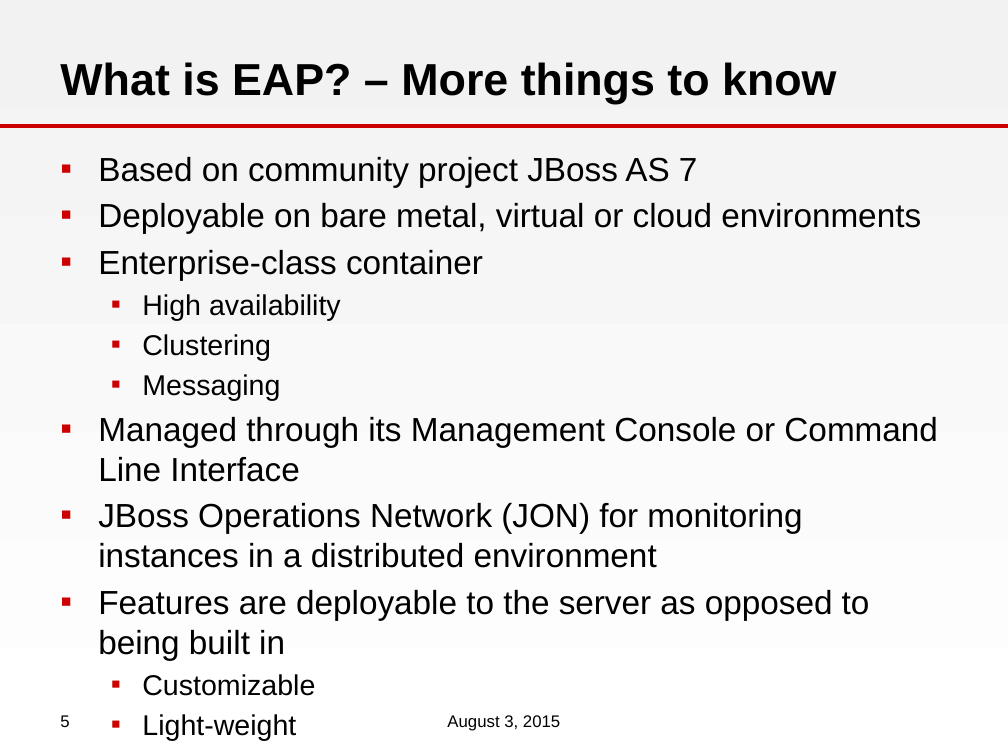
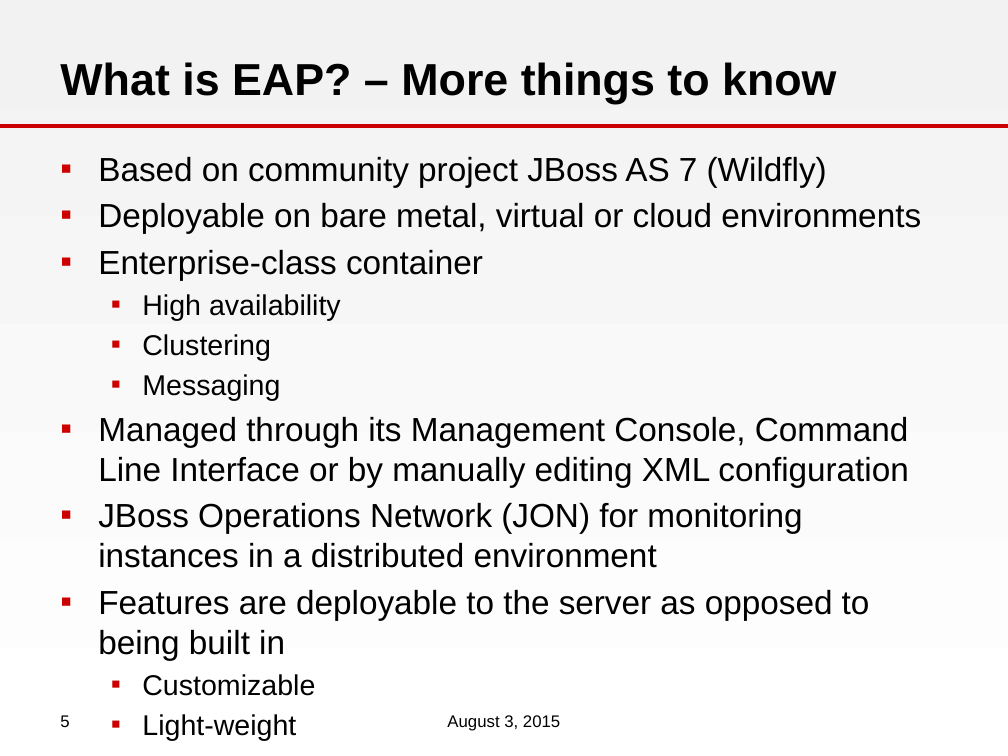
Before and after one commit to rstroop/nch-bootcamp, a slide deck: slide 5 of presentations/EAP/JBoss_ACB_Presentation-2015.pptx. Drawn at 1008x756 pixels with LibreOffice and Linux fonts; fonts in the diff are those of the drawing; background and template pictures are left out. Boxes give left, top, right and bottom in pixels: in the first picture for what was removed or moved away, otherwise in the second. Text is boxed around its words. In the diff, an @@ line names an element or a change of style, - is before the commit and + after.

```diff
--- a/presentations/EAP/JBoss_ACB_Presentation-2015.pptx
+++ b/presentations/EAP/JBoss_ACB_Presentation-2015.pptx
@@ text at bbox=[98, 157, 827, 187]: text changed @@
-▪ Based on community project JBoss AS 7
+▪ Based on community project JBoss AS 7 (Wildfly)
@@ text at bbox=[98, 417, 909, 487]: text changed @@
-▪ Managed through its Management Console or Command Line Interface
+▪ Managed through its Management Console, Command Line Interface or by manually editing XML configuration
```
Also in this commit, not shown: 1 other file.
